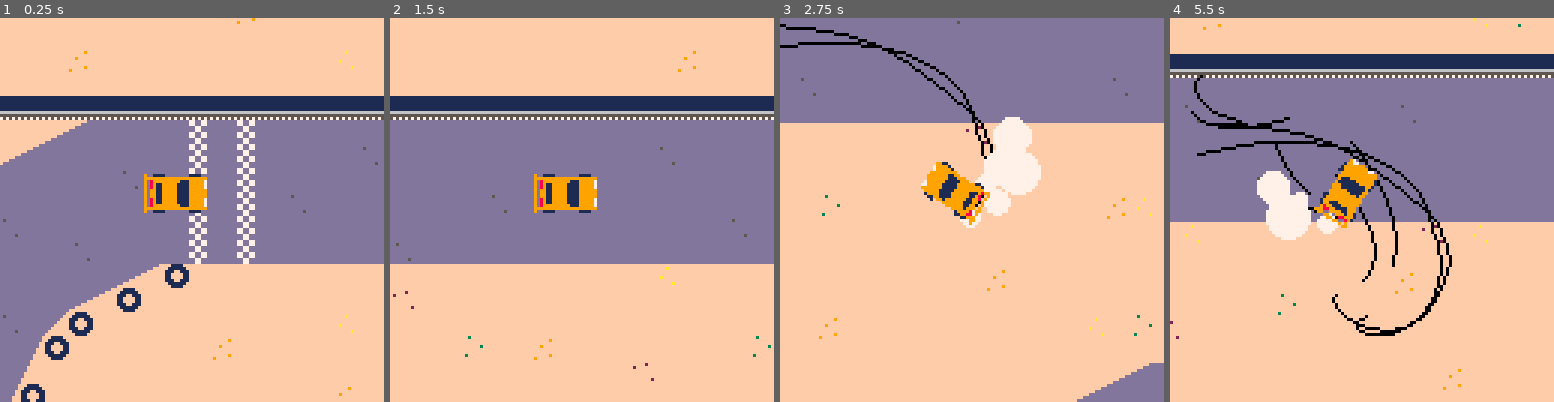
Above: before the commit, frames 1-4 (left to right).
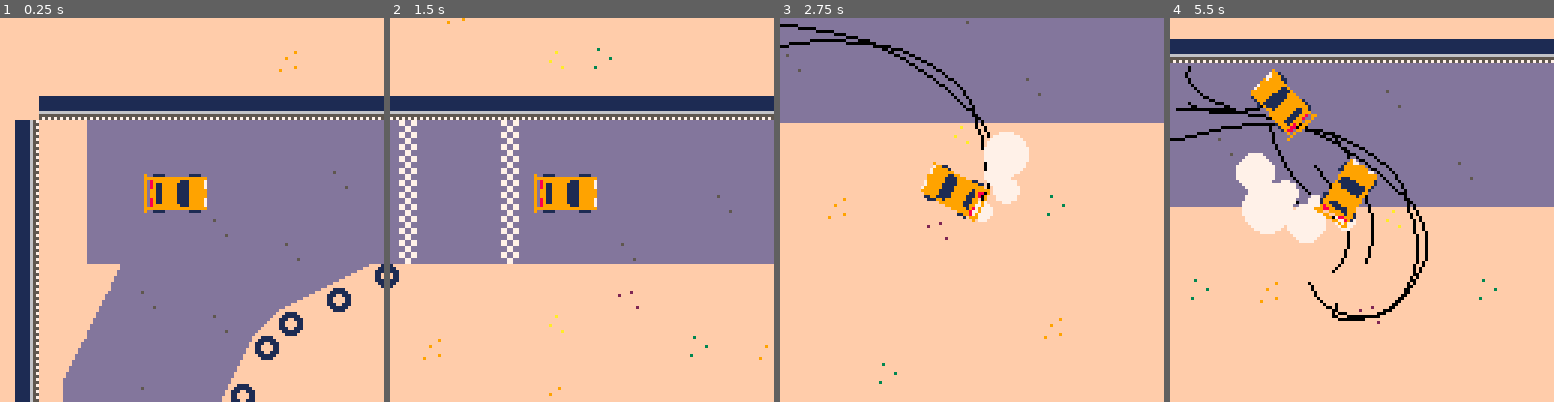
Above: after the commit, the same moments.

Repository: graearea/pico8
Game: PICO-8 cartridge skidmarks.p8
Two runs of this game, one before a commit and one after it. Both use one fixed random seed, a clock stepped at 60 frames per second and the inputs below.
Inputs:
- Up to frame 1 (0.25 s): no input
- Up to frame 2 (1.5 s): tap X (X key) at 0.33, 1.07 s
- Up to frame 3 (2.75 s): hold Right 1.6-2.1 s; tap X (X key) at 1.85 s; hold Right from 2.47 s (still down)
- Up to frame 4 (5.5 s): tap X (X key) at 2.97, 4.08, 5.2 s; release Right at 3.03 s; hold Left 3.08-3.58 s; hold Right 4.02-4.68 s; hold Left from 5.08 s (still down)

The runs differ from the first frame. In frame 1, 34% of the frame differs, in the area x 0-100%, y 0-100%; in frame 2, 3.0%; in frame 3, 4.4%; in frame 4, 20%.

Commit message:
awesome chase car

Diff:
--- a/skidmarks.p8
+++ b/skidmarks.p8
@@ -5,13 +5,17 @@
 skidding=true
 function _init()
 
-car=car(140,64)
+ghost_car=car(110,64)
+car=car(70,64)
 blobs={}
 window_x=0
 window_y=0
 handbrake=false
 timer=0
 dust={}
+ghost={}
+start_timer=0
+end_timer=0
 end
 
 
@@ -33,11 +37,30 @@
   timer+=1
   car.angle=car.angle+car.steer
   car:move()
-
+  add(ghost,car:pos())
   for d in all(dust) do
    d:update()
   end
-
+  check_timer()
+end
+
+function check_timer()
+ sprite=mget(car.x/8,car.y/8)
+ if(sprite==42) do start_timer=timer end
+ if(sprite==41) do end_timer=timer end
+
+end
+
+function draw_ghost()
+ if end_timer==0 then return end
+ local pos =ghost[timer-start_timer]
+
+ if pos!=nil then
+  ghost_car.angle=pos.angle
+  ghost_car:draw()
+  ghost_car.x=pos.x
+  ghost_car.y=pos.y
+ end
 end
 
 function _draw()
@@ -48,6 +71,8 @@
   map(0, 0, 0, 0, 1024, 64)
 	 draw_skids(skids_l)
 	 draw_skids(skids_r)
+  draw_ghost()
+
   for d in all(dust) do
    d:draw()
   end
@@ -117,6 +142,10 @@
  max_dx=2,
  max_dy=2,
  r_wheels={{y=6,x=7,l="br"},{y=-6,x=7,l="bl"},{y=6,x=-7,l="fr"},{y=-6,x=-7,l="fl"}},
+
+ pos=function(self)
+  return {x=self.x,y=self.y,angle=self.angle}
+ end,
 
  would_hit_wall=function(self,dx,dy)
    for wheel in all(self.r_wheels) do
@@ -337,14 +366,14 @@
 00000090891199999111199999700000dddddddd000000000000dddddddd0000ddddd0000000000000000000000dddddd00000000000000dd0000000000ddddd
 00000090891199999111199999700000dddddddd000000000000dddddddd0000dddd000000000000000000000000dddd00000000000000000000000000dddddd
 00000090991199999111199999900000dddddddd000000000000dddddddd0000dddd000000000000000000000000dddd0000000000000000000000000ddddddd
-0000009099119999911119999990000000000000000000dddd00000000000000dddddddd77dd77dddddddddd0011110011111111000000000000000000000000
-00000090991199999111199999900000000000000000dddddddd000000000000dddddddd77dd77dddddddddd0111111011111111000000000000000000000000
-000000908911999991111999997000000000000000dddddddddddd0000000000dddddddddd77dddddddddddd1110011111111111000000000000000000000000
-0000009089119999911119999970000000000000dddddddddddddddd00000000dddddddddd77dddddddddddd1100001111111111000000000000000000000000
-00000090899999999911199999700000000000dddddddddddddddddddd000000dddddddd77dd77dd00dddddd1100001111111111000000000000000000000000
-000000999999999999999999999000000000dddddddddddddddddddddddd0000dddddddd77dd77dd0000dddd1110011111111111000000000000000000000000
-0000009001111000000001111000000000dddddddddddddddddddddddddddd00dddddddddd77dddd000000dd0111111011111111000000000000000000000000
-00000000000000000000000000000000dddddddddddddddddddddddddddddddddddddddddd77dddd000000000011110011111111000000000000000000000000
+0000009099119999911119999990000000000000000000dddd00000000000000dddddddd77dd77dddd77dd770011110011111111000000000000000000000000
+00000090991199999111199999900000000000000000dddddddd000000000000dddddddd77dd77dddd77dd770111111011111111000000000000000000000000
+000000908911999991111999997000000000000000dddddddddddd0000000000dddddddddd77dddddddd77dd1110011111111111000000000000000000000000
+0000009089119999911119999970000000000000dddddddddddddddd00000000dddddddddd77dddddddd77dd1100001111111111000000000000000000000000
+00000090899999999911199999700000000000dddddddddddddddddddd000000dddddddd77dd77dddd77dd771100001111111111000000000000000000000000
+000000999999999999999999999000000000dddddddddddddddddddddddd0000dddddddd77dd77dddd77dd771110011111111111000000000000000000000000
+0000009001111000000001111000000000dddddddddddddddddddddddddddd00dddddddddd77dddddddd77dd0111111011111111000000000000000000000000
+00000000000000000000000000000000dddddddddddddddddddddddddddddddddddddddddd77dddddddd77dd0011110011111111000000000000000000000000
 0000000000000000000000000000000000000000000dddddddddd000d0000000d000000ddddddddddddddddd1111111111111657ddddd000000ddddd00000000
 000000000000000000000000000000000000000d000dddddddddd000d0000000d000000ddd5ddddddddddddd1111111111111655ddddd000000ddddd00000000
 00000000000000000000000000000000000000dd00dddddddddddd00dd000000d000000ddddddddddddddddd1111111111111657dddddd0000dddddd00000000
@@ -455,12 +484,12 @@
 0000000000000000000000000000060000000000000000000007000400000000000000000000000006000000000000000000000700040000000000000000000000000000000000000600000000000000000000070004000000000000000000000000000000000000000000000000000000000000000000000000000000000000
 0000000000000000000000000000000000000000000000000000000000000000000000000000000000000000000000000000000000000000000000000000000000000000000000000000000000000000000000000000000000000000000000000000000000000000000000000000000000000000000000000000000000000000
 000000003b3b3b3b3b3b3b3b3b3b3b3b3b3b3b3b3b3b3b3b3b3b3b3b3b3b3b3b3b3b3b3b3b3b3b3b3b3b3b3b3b3b3b3b3b3b3b3b3b3b3b3b3b3b3b3b3b3b3b3b3b3b3b3b3b3b3b3b3b3b3b3b3b3b3b3b3b3b3b3b3b3b3b3b3b3b3b3b3b3b3b3b3b3b3b3b3b3b2c00000000000000000000000400000000000000050000000000
-0000003c000000000000000003242528282828292829282828282828282828282828282828282828282828282828282828282828282828282828282828283a3a3a3a3a393a3a3a3a3a3a3a2627000000000000000000000000000000000500070000000000002c00000005000000000000000000000000070000000000000000
-0000003c0000000000000024253a2828282828292829282828283928282828282828282828282839282828282828282839282828282828282828282828283a3a3a3a3a3a3a3a3a3a3a3a3a3a3a0d0000000000000000060000000000000000000000000000002c00000000000000000000000000000000000000000000040000
-0000003c0000000400001f3a28282828392828292829282828282828282828282828282828282828282828282828282828282828282828282828282828283a3a3a3a3a3a3a3a3a3a3a3a3a3a3a3a0d00000000000000000000000000060000000000000000002c00000000000000000000000000000000000000000000000000
-0000003c00000000001f3a3a28282828282828292829283928282828282828283928282828282828282828282828282828282828282828282828282828283a3a3a3a3a3a3a3a3a3a3a3a3a3a3a3a3a0d000000000000000000000000000000000000000000062c00000000000000000000060000000000060000000000000000
-0000003c000000001f3a3a39282828282828282928292828282828282828282828282828282828282828392828282828282828282828283928282828393a3a3a3a3a393a3a3a3a3a3a3a3a393a3a3a3a0d0000000000000000000000000000000000000000002c00000000000000000000000000000000000000000000000000
-0000003c000000343a3a3a3a3a2839282828282928292828282828283928282828282828282828282828282828282828282828282828282828282828283a3a3a3a3a3a3a3a3a3a3a3a3a3a3a3a3a3a3a3a0d00000000000000000000000000000000000000002c00000000060000000000000000000000000000000000000000
+0000003c00003a3a3a3a3a3a3a3a3a28282828292828282a28282828282828282828282828282828282828282828282828282828282828282828282828283a3a3a3a3a393a3a3a3a3a3a3a2627000000000000000000000000000000000500070000000000002c00000005000000000000000000000000070000000000000000
+0000003c00003a3a3a3a3a3a3a3a2828282828292828282a28282828282828282828282828282839282828282828282839282828282828282828282828283a3a3a3a3a3a3a3a3a3a3a3a3a3a3a0d0000000000000000060000000000000000000000000000002c00000000000000000000000000000000000000000000040000
+0000003c00003a3a3a3a3a3a28282828392828292828282a28282828282828282828282828282828282828282828282828282828282828282828282828283a3a3a3a3a3a3a3a3a3a3a3a3a3a3a3a0d00000000000000000000000000060000000000000000002c00000000000000000000000000000000000000000000000000
+0000003c00003a3a3a3a3a3a28282828282828292828282a28282828282828283928282828282828282828282828282828282828282828282828282828283a3a3a3a3a3a3a3a3a3a3a3a3a3a3a3a3a0d000000000000000000000000000000000000000000062c00000000000000000000060000000000060000000000000000
+0000003c00003a3a3a3a3a3928282828282828292828282a282828282828282828282828282828282828392828282828282828282828283928282828393a3a3a3a3a393a3a3a3a3a3a3a3a393a3a3a3a0d0000000000000000000000000000000000000000002c00000000000000000000000000000000000000000000000000
+0000003c00003a3a3a3a3a3a3a283928282828292828282a282828283928282828282828282828282828282828282828282828282828282828282828283a3a3a3a3a3a3a3a3a3a3a3a3a3a3a3a3a3a3a3a0d00000000000000000000000000000000000000002c00000000060000000000000000000000000000000000000000
 0000003c000000353a3a3a3a3a3a3a3a08092b000000000000000000000000000000000000000007000000000000000000050007000000000000000000002b00002b002b002b0a0b3a3a3a3a3a3a3a393a3a0d000000000000000000000006000000000000002c00000000040000000000000000000000000000000000000000
 0000003c0000343a393a3a3a3a3a08092b0100000000000000000000050000000000000000000000000000000000000000000000000000000000000000000000000000000000002b0e3a3a3a3a3a3a3a3a3a3a0d0000000400000000000000000000000000002c00000000000000000000000000000000000400000007000006
 0600003c0000353a3a3a3a393a0f2b000000000000000000000700000000000000000000000000000000000000000000060000000000000000000000000000000000000000000000000e3a3a3a3a393a3a3a3a3a0d00000000000000000000000000000000052c00000000000000000000070000050000000000000000000000
